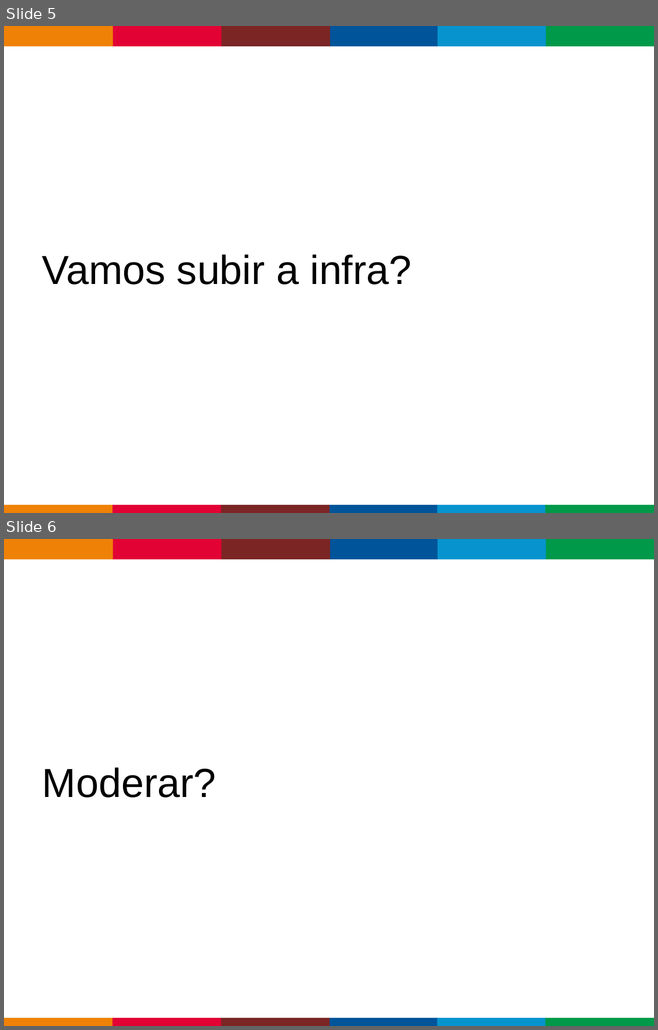
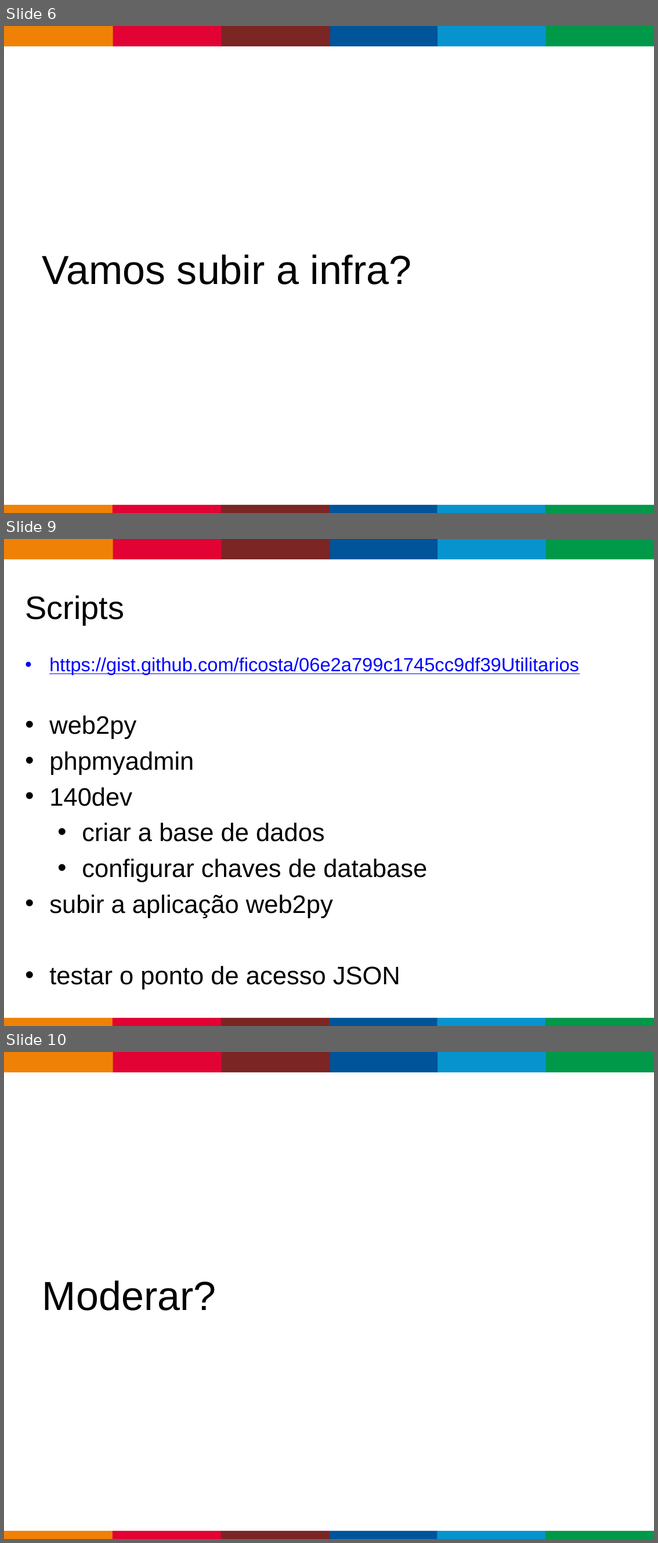
Before and after one commit to ficosta/TDC-2014-TvDigital-Twitter, a slide deck: Twitter e TV DIGITAL.pptx. Shown one above the other, each under a label of ours: slides 5 and 6 before the commit, slides 6, 9 and 10 after it; the slides between them are not shown. The pictures are 658x1030 and 658x1543 pixels, drawn with LibreOffice and Linux fonts; fonts in the diff are those of the drawing; background and template pictures are left out. Boxes give left, top, right and bottom in pixels: in the first picture for what was removed or moved away, otherwise in the second. Text is boxed around its words. In the diff, an @@ line names an element or a change of style, - is before the commit and + after.

```diff
--- a/Twitter e TV DIGITAL.pptx
+++ b/Twitter e TV DIGITAL.pptx
@@ slide 9 added at [4, 539, 654, 1026], background #FFFFFF; not listed: 13 template elements that a slide beside it also shows @@
@@ title added at [25, 595, 124, 625], 36 pt, text #000000 @@
+Scripts
@@ text added at [49, 657, 579, 990], 28 pt, text #000000 @@
+• https://gist.github.com/ficosta/06e2a799c1745cc9df39Utilitarios
+• web2py
+• phpmyadmin
+• 140dev
+  • criar a base de dados
+  • configurar chaves de database
+• subir a aplicação web2py
+• testar o ponto de acesso JSON
@@ what was slide 5 is now slide 6 @@
@@ what was slide 6 is now slide 10 @@
```
Also in this commit, not shown: 6 slides changed, 6 other slides added, 1 slide removed, 3 other files.
